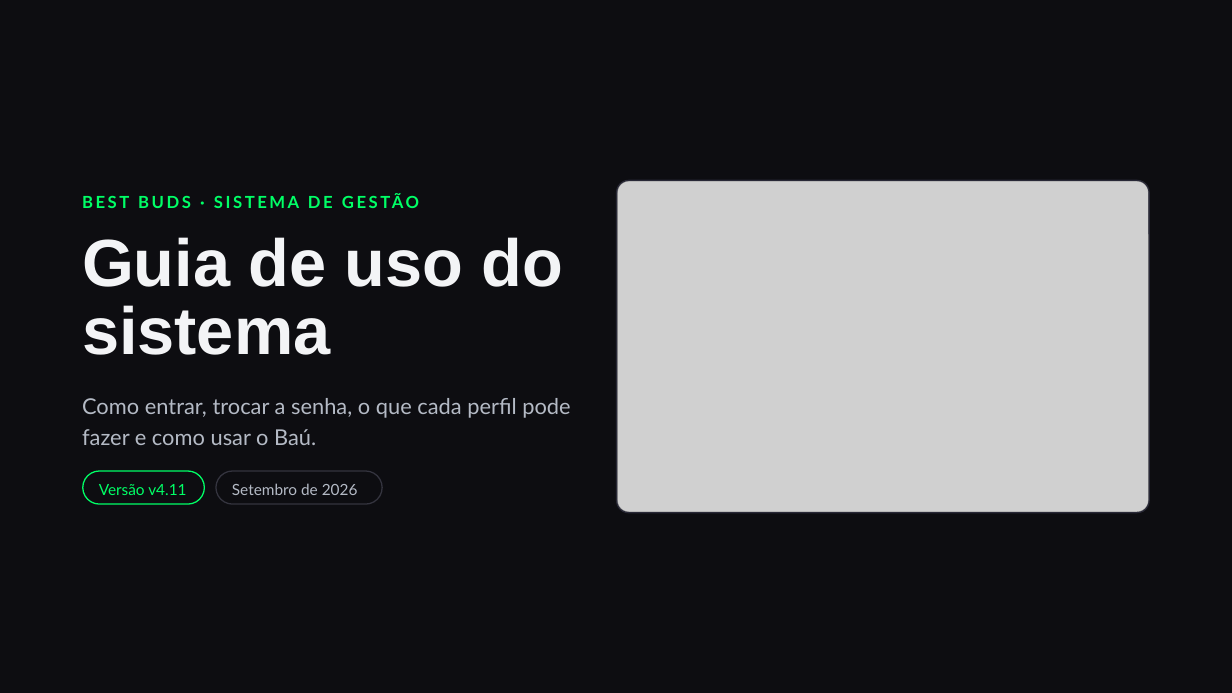
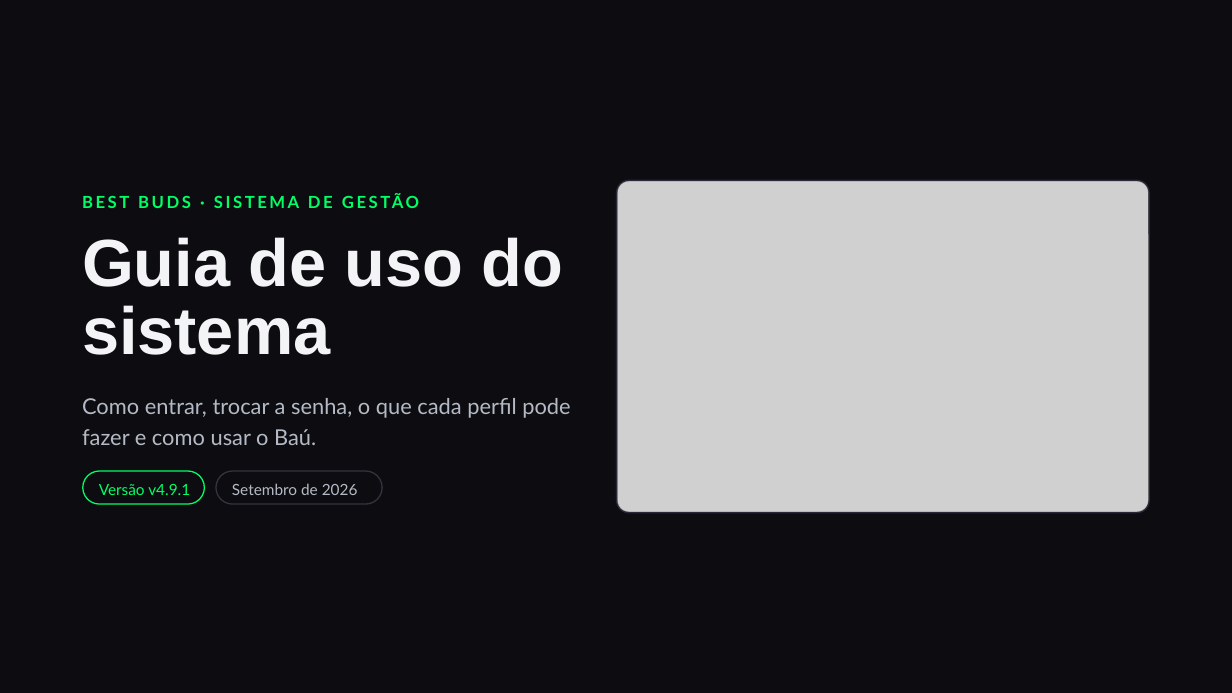
Before and after one commit to BESTBUDSOFC/BESTBUDS, a slide deck: slide 1 of docs/Guia_do_Sistema_Best_Buds.pptx. Drawn at 1232x693 pixels with LibreOffice and Linux fonts; fonts in the diff are those of the drawing; grey boxes stand for pictures. Boxes give left, top, right and bottom in pixels: in the first picture for what was removed or moved away, otherwise in the second. Text is boxed around its words. In the diff, an @@ line names an element or a change of style, - is before the commit and + after.

```diff
--- a/docs/Guia_do_Sistema_Best_Buds.pptx
+++ b/docs/Guia_do_Sistema_Best_Buds.pptx
@@ text at bbox=[99, 484, 190, 495]: text changed @@
-Versão v4.11
+Versão v4.9.1
```
Also in this commit, not shown: 6 other slides changed, 3 other files.
